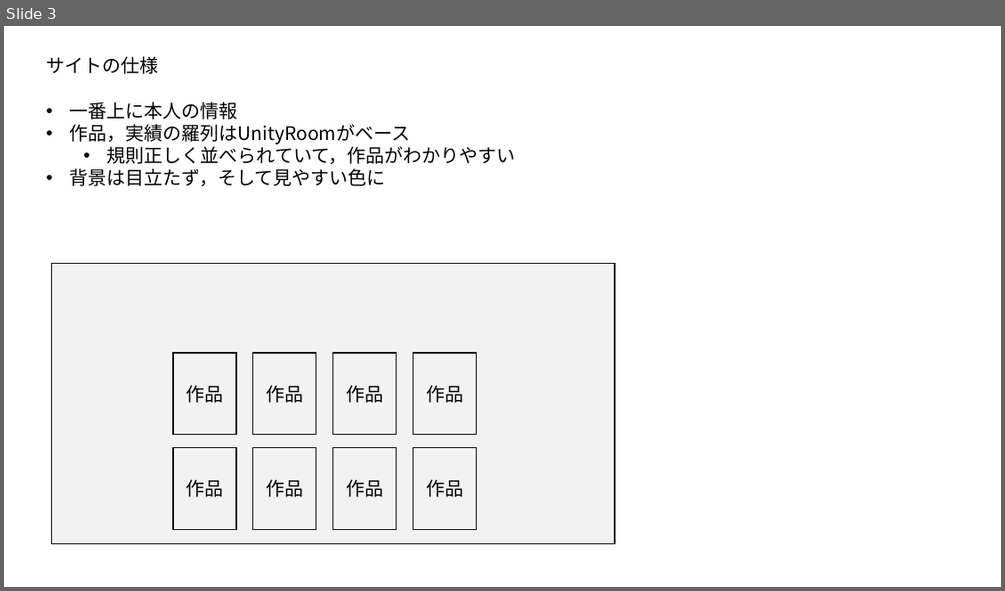
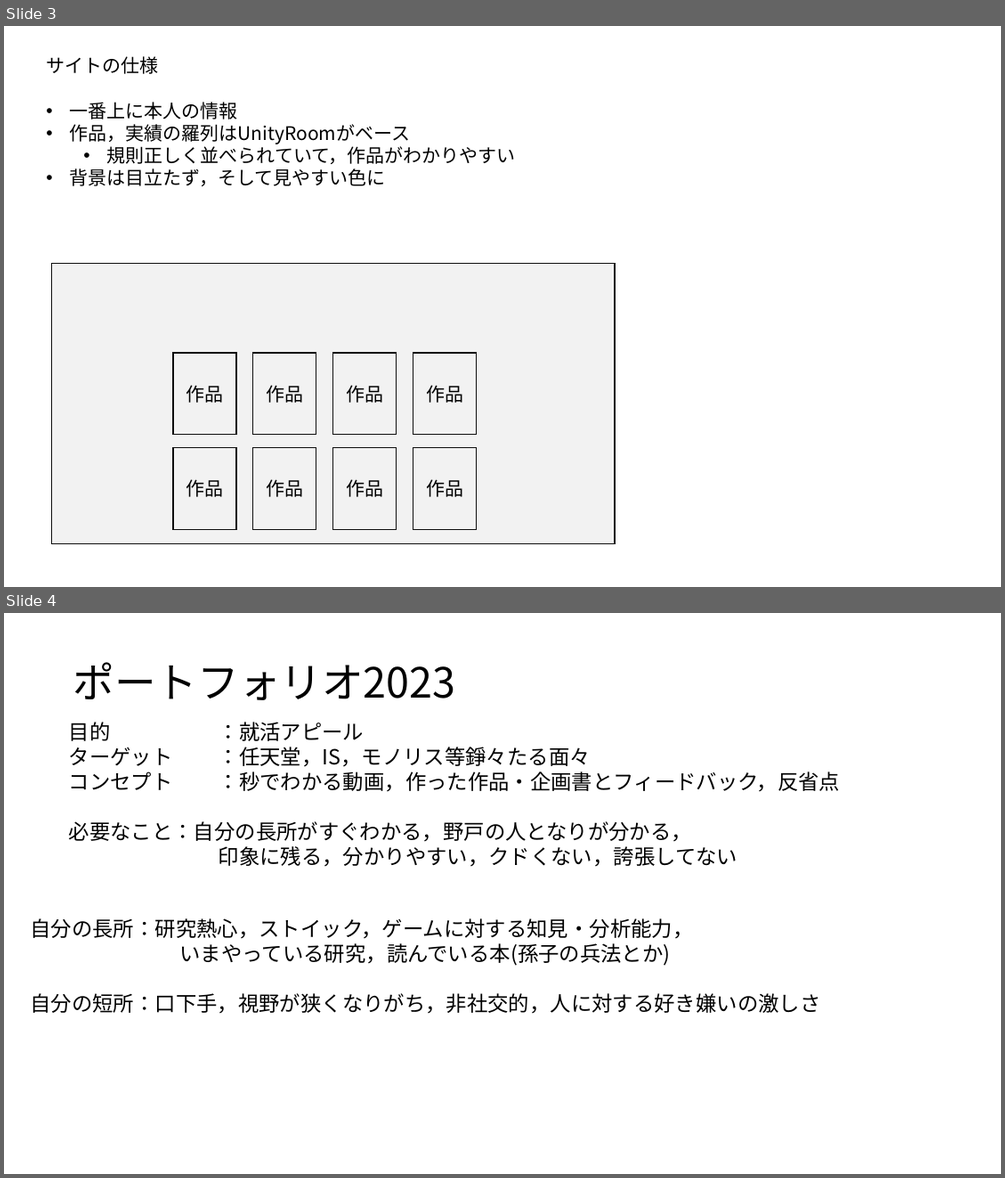
Before and after one commit to NottyAce/NotoWebSite, a slide deck: サイト設計図.pptx. Shown one above the other, each under a label of ours: slide 3 before the commit, slides 3 and 4 after it. The pictures are 1005x591 and 1005x1178 pixels, drawn with LibreOffice and Linux fonts; fonts in the diff are those of the drawing. Boxes give left, top, right and bottom in pixels: in the first picture for what was removed or moved away, otherwise in the second. Text is boxed around its words. In the diff, an @@ line names an element or a change of style, - is before the commit and + after.

Commit message:
動画構成について記載
内容は書いた
あとはできるかどうか

```diff
--- a/サイト設計図.pptx
+++ b/サイト設計図.pptx
@@ slide 4 added at <box>4,613,1001,1174</box>, background #FFFFFF @@
@@ text added at <box>73,662,456,700</box>, 40 pt, text #000000 @@
+ポートフォリオ2023
@@ text added at <box>69,722,841,867</box>, 20 pt, text #000000 @@
+目的 ：就活アピール
+ターゲット ：任天堂，IS，モノリス等錚々たる面々
+コンセプト ：秒でわかる動画，作った作品・企画書とフィードバック，反省点
+必要なこと：自分の長所がすぐわかる，野戸の人となりが分かる，
+印象に残る，分かりやすい，クドくない，誇張してない
@@ text added at <box>30,918,820,1013</box>, 20 pt, text #000000 @@
+自分の長所：研究熱心，ストイック，ゲームに対する知見・分析能力，
+いまやっている研究，読んでいる本(孫子の兵法とか)
+自分の短所：口下手，視野が狭くなりがち，非社交的，人に対する好き嫌いの激しさ
```
Also in this commit, not shown: 4 other slides added.
